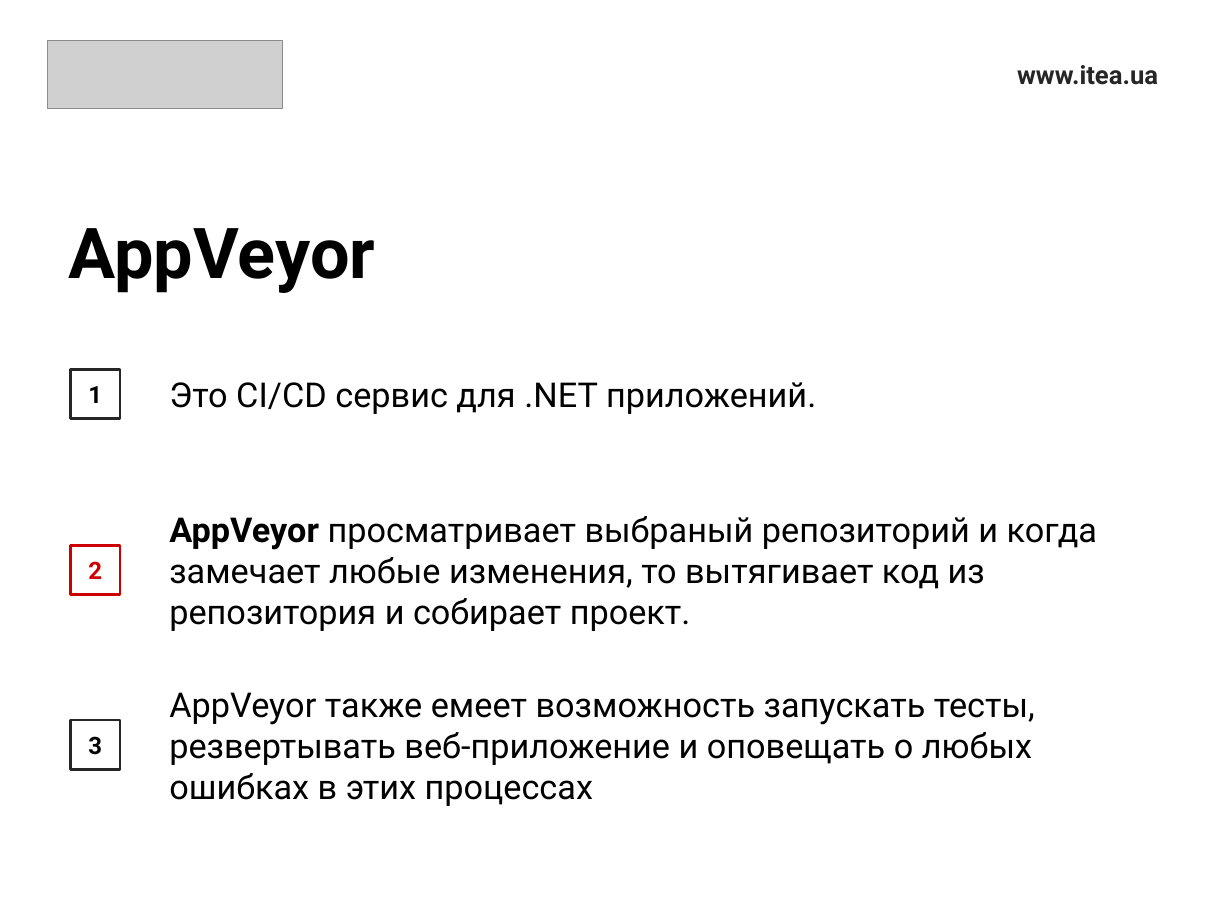
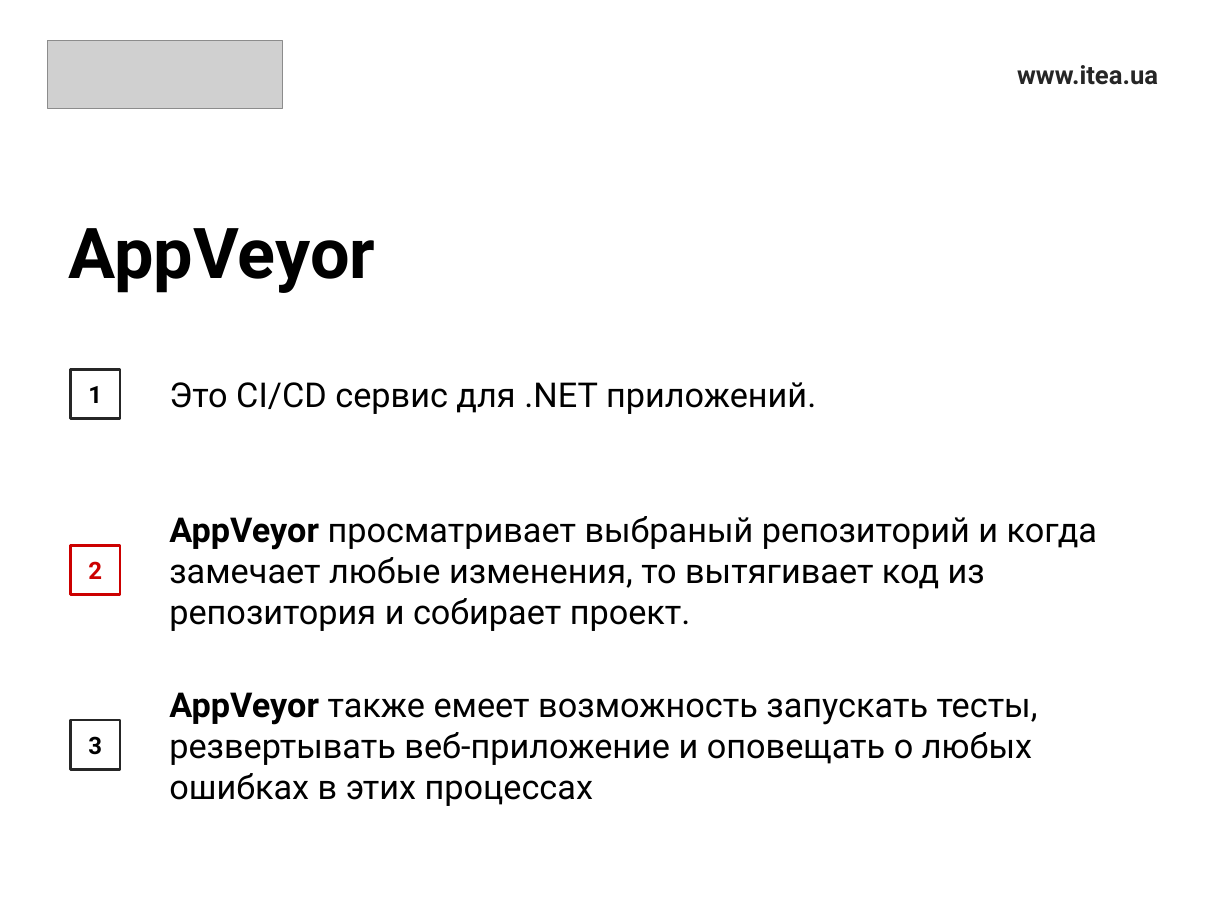
Before and after one commit to RusyaOne/NetCore_09.12.2020, a slide deck: slide 16 of 2.VersionControl/VersionControl.pptx. Drawn at 1232x924 pixels with LibreOffice and Linux fonts; fonts in the diff are those of the drawing; grey boxes stand for pictures. Boxes give left, top, right and bottom in pixels: in the first picture for what was removed or moved away, otherwise in the second. Text is boxed around its words. In the diff, an @@ line names an element or a change of style, - is before the commit and + after.

```diff
--- a/2.VersionControl/VersionControl.pptx
+++ b/2.VersionControl/VersionControl.pptx
@@ text "AppVeyor также емеет возможность запускать ..." at (x1=169, y1=692, x2=1038, y2=806): bold on in "AppVeyor" @@
```
Also in this commit, not shown: 1 other slide changed, 3 other files.
